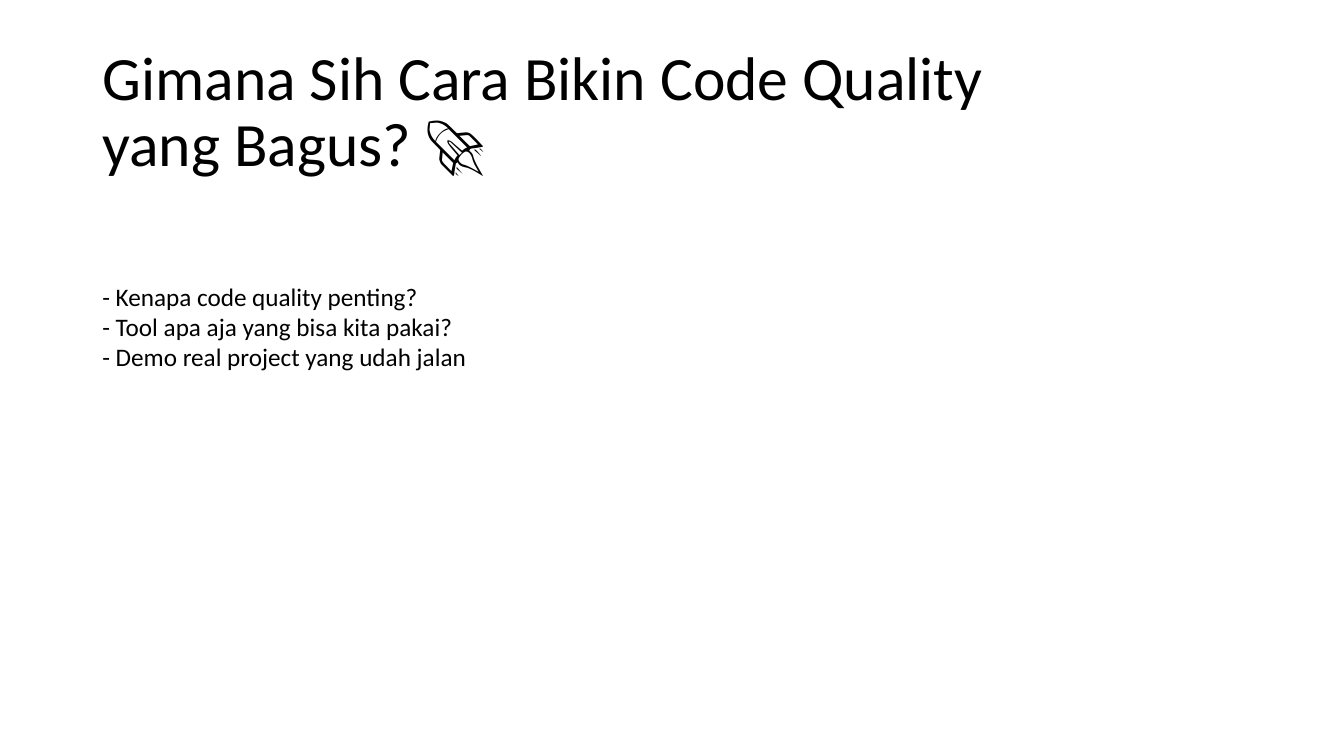
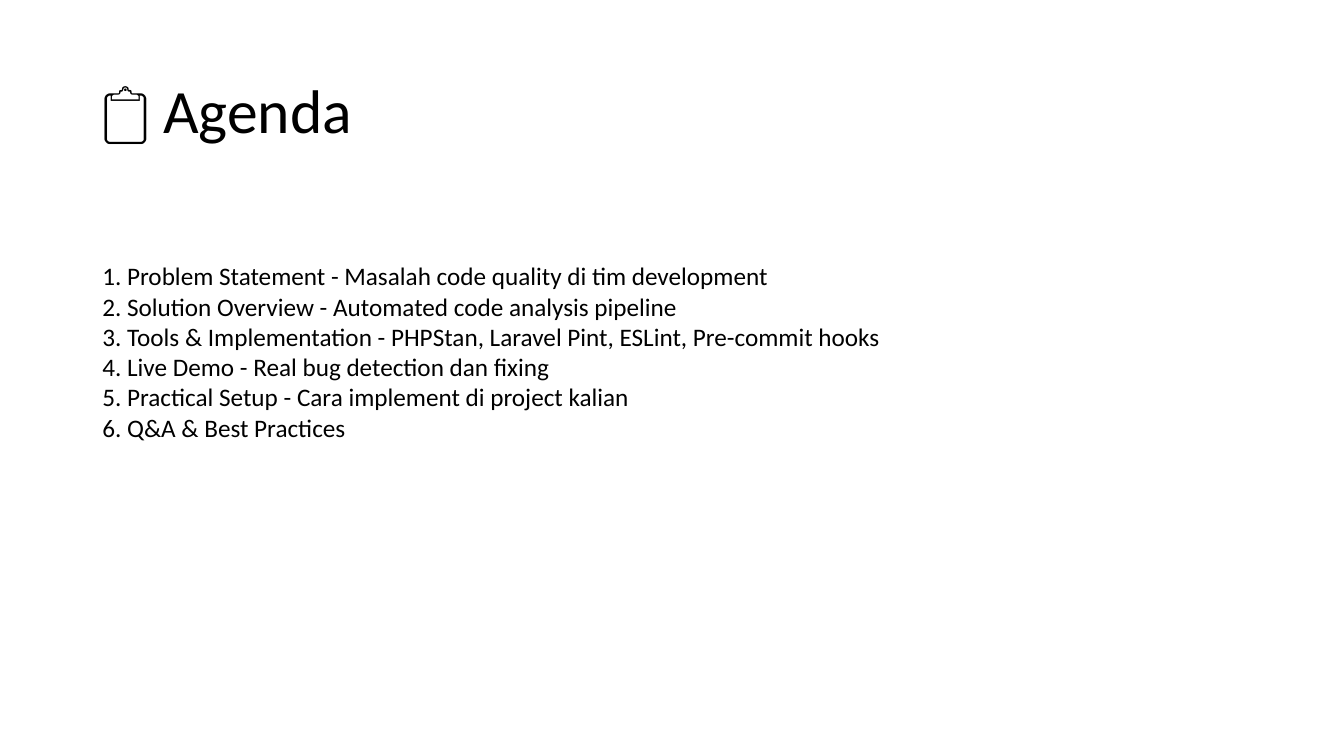
Before and after one commit to njulioiyoo/code-analysis-laravel-nodejs, a slide deck: slide 2 of slides/JNO - Sharing Session Code Analysis.pptx. Drawn at 1344x756 pixels with LibreOffice and Linux fonts; fonts in the diff are those of the drawing; background and template pictures are left out. Boxes give left, top, right and bottom in pixels: in the first picture for what was removed or moved away, otherwise in the second. Text is boxed around its words. In the diff, an @@ line names an element or a change of style, - is before the commit and + after.

```diff
--- a/slides/JNO - Sharing Session Code Analysis.pptx
+++ b/slides/JNO - Sharing Session Code Analysis.pptx
@@ title at bbox=[163, 90, 352, 144]: text changed @@
-Gimana Sih Cara Bikin Code Quality yang Bagus? 🚀
+📋 Agenda
@@ text at bbox=[102, 267, 879, 441]: text changed @@
-- Kenapa code quality penting?
-- Tool apa aja yang bisa kita pakai?
-- Demo real project yang udah jalan
+1. Problem Statement - Masalah code quality di tim development
+2. Solution Overview - Automated code analysis pipeline
+3. Tools & Implementation - PHPStan, Laravel Pint, ESLint, Pre-commit hooks
+4. Live Demo - Real bug detection dan fixing
+5. Practical Setup - Cara implement di project kalian
+6. Q&A & Best Practices
```
Also in this commit, not shown: 3 other slides changed, 1 slide added, 1 slide removed, 8 other files.
